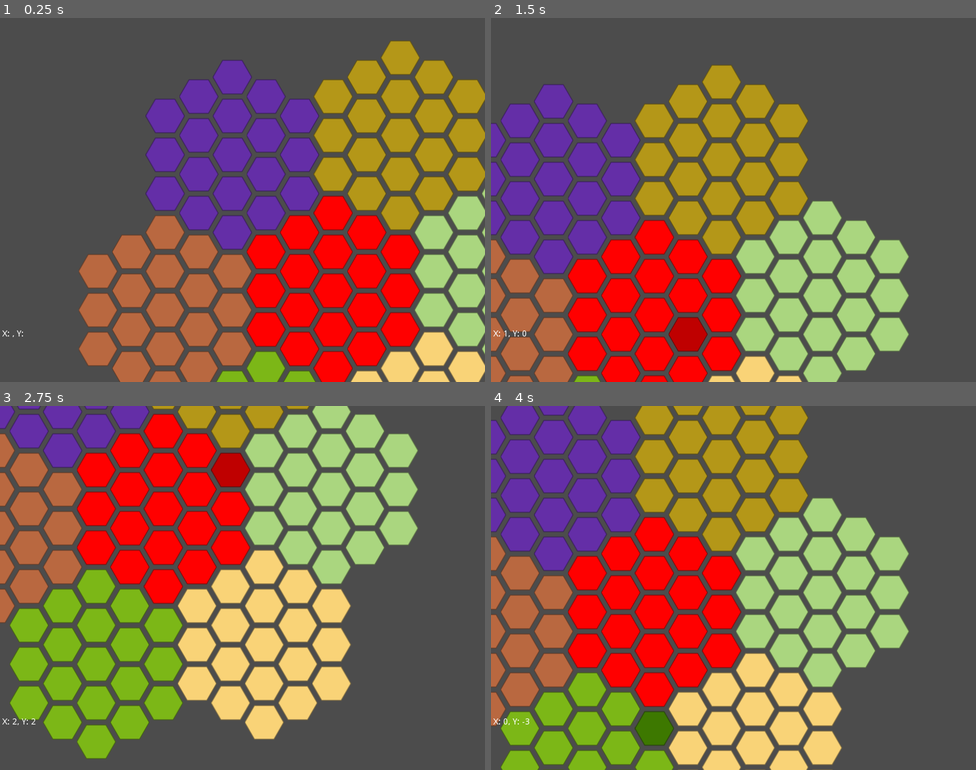
Above: before the commit, frames 1-4 (two rows, left to right).
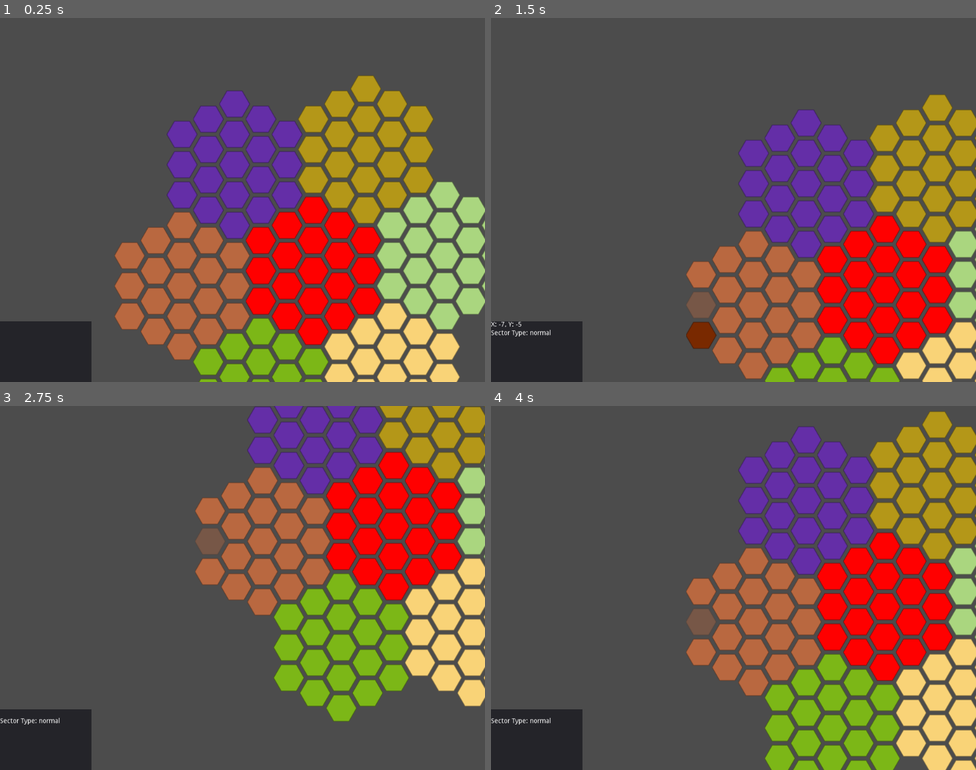
Above: after the commit, the same moments.

Repository: alexander-l-stone/RebellionAndEmpire
Game: Godot game, scene res://scenes/test/test.tscn
Two runs of this game, one before a commit and one after it. Both use one fixed random seed, a clock stepped at 60 frames per second and the inputs below. The project has no main scene, so this scene is started directly.
Inputs (mouse positions are in pixels of both pictures, inside the frame that each line leads up to):
- Up to frame 1 (0.25 s): no input
- Up to frame 2 (1.5 s): move the mouse to (917, 305) at 0.52 s; click (917, 305) at 0.67 s; move the mouse to (699, 334) at 1.27 s; click (699, 334) at 1.42 s
- Up to frame 3 (2.75 s): move the mouse to (232, 482) at 2.02 s; click (232, 482) at 2.17 s
- Up to frame 4 (4 s): tap Enter at 2.75 s; move the mouse to (621, 449) at 2.77 s; click (621, 449) at 2.92 s; move the mouse to (655, 729) at 3.52 s; click (655, 729) at 3.67 s

The runs differ from the first frame. In frame 1, 42% of the frame differs, in the area x 0-100%, y 6-100%; in frame 2, 65%; in frame 3, 73%; in frame 4, 81%, in the area x 0-100%, y 0-100%.

Commit message:
Basic UI with the ability to click or hover a hex and see different pieces of information.

Diff:
--- a/project.godot
+++ b/project.godot
@@ -24,7 +24,7 @@
 
 [display]
 
-window/size/width=800
+window/size/height=768
 
 [rendering]
 
--- a/scenes/galaxy_map/galaxy_map.gd
+++ b/scenes/galaxy_map/galaxy_map.gd
@@ -17,7 +17,7 @@
 		sector.q = sector_point.q
 		sector.r = sector_point.r
 		if(sector_point.q == 0):
-			sector.type = 'core'
+			sector.sector_type = 'core'
 			sector.red = 1
 		else:
 			rng.randomize()
@@ -27,7 +27,7 @@
 			sector.red = red
 			sector.blue = blue
 			sector.green = green
-		sector.name = String(sector.type) + String(sector.q) + String(sector.r)
+		sector.name = String(sector.sector_type) + String(sector.q) + String(sector.r)
 		add_child(sector)
 
 # Called every frame. 'delta' is the elapsed time since the previous frame.
--- a/scenes/hex/hex.gd
+++ b/scenes/hex/hex.gd
@@ -4,21 +4,51 @@
 export var red = 0.0
 export var green = 0.0
 export var blue = 0.0
+var alpha = 1.0
 
 export var q = 0
 export var r = 0
 
+var sector_type = 'Null'
 
 # Called when the node enters the scene tree for the first time.
 func _ready():
 	$Sprite_Hex.modulate = Color(red, green, blue)
+	SignalManager.connect("lclick_hex", self, "handle_lclick")
+	SignalManager.connect("rclick_hex", self, "handle_rclick")
+
+func handle_lclick(q, r, _sector_type):
+	if q == self.q and r == self.r:
+		print('Incoming q: ' + String(q))
+		print('My q: ' + String(self.q))
+		print('Incoming r: ' + String(r))
+		print('My r: ' + String(self.r))
+		self.alpha = 0.40
+		$Sprite_Hex.modulate = Color(red, green, blue, alpha)
+	else:
+		self.alpha = 1
+		$Sprite_Hex.modulate = Color(red, green, blue, alpha)
+
+func handle_rclick(_q, _r):
+	self.alpha = 1
+	$Sprite_Hex.modulate = Color(red, green, blue, alpha)
 
 func _on_Hex_mouse_entered():
-	$Sprite_Hex.modulate = Color(max(0, red-0.25), max(0, green-0.25), max(0, blue-0.25))
-	SignalManager.emit_signal('hover_coordinates', q, r)
+	$Sprite_Hex.modulate = Color(max(0, red-0.25), max(0, green-0.25), max(0, blue-0.25), alpha)
+	SignalManager.emit_signal('hover_hex', q, r)
 	print('Emitting Signal hover_coordinates')
 
 func _on_Hex_mouse_exited():
-	$Sprite_Hex.modulate = Color(red, green, blue)
+	$Sprite_Hex.modulate = Color(red, green, blue, alpha)
 	SignalManager.emit_signal('clear_coordinates')
 	print('Emitting Signal clear_coordinates')
+
+
+func _on_Hex_input_event(_viewport, event, _shape_idx):
+	if event.get_class() == "InputEventMouseButton" and event.pressed == true:
+		if event.button_index == 1:
+			SignalManager.emit_signal('lclick_hex', q, r, sector_type)
+			print('Emitting Signal lclick_hex')
+		elif event.button_index == 2:
+			SignalManager.emit_signal('rclick_hex', q, r)
+			print('Emitting Signal rclick_hex')
--- a/scenes/hex/hex.tscn
+++ b/scenes/hex/hex.tscn
@@ -11,5 +11,6 @@
 
 [node name="CollisionPolygon2D" type="CollisionPolygon2D" parent="."]
 polygon = PoolVector2Array( -16.6949, -28.6364, 16.2227, -28.4004, 32.7405, 0.0337868, 16.2227, 27.0522, -16.6949, 27.2882, -33.2127, -0.084198 )
+[connection signal="input_event" from="." to="." method="_on_Hex_input_event"]
 [connection signal="mouse_entered" from="." to="." method="_on_Hex_mouse_entered"]
 [connection signal="mouse_exited" from="." to="." method="_on_Hex_mouse_exited"]
--- a/scenes/sector/sector.gd
+++ b/scenes/sector/sector.gd
@@ -7,7 +7,7 @@
 
 export var q = 0
 export var r = 0
-export var type = 'normal'
+export var sector_type = 'normal'
 export var red = 0.0
 export var green = 0.0
 export var blue = 0.0
@@ -35,6 +35,7 @@
 				hex.blue = blue
 				hex.r = rloc
 				hex.q = qloc
+				hex.sector_type = self.sector_type
 				add_child(hex)
 
 # Called every frame. 'delta' is the elapsed time since the previous frame.
--- a/scenes/ui/scripts/coordinate_display.gd
+++ b/scenes/ui/scripts/coordinate_display.gd
@@ -1,4 +1,4 @@
-extends RichTextLabel
+extends Label
 
 
 # Declare member variables here. Examples:
@@ -8,15 +8,16 @@
 
 # Called when the node enters the scene tree for the first time.
 func _ready():
-	pass
+	SignalManager.connect('hover_hex', self, 'display')
+	SignalManager.connect('clear_coordinates', self, 'clear')
 
 func clear():
-	self.text = "X: , Y: "
+	self.text = ""
 	print('Recieved clear_coordinates')
 
 func display(q, r):
 	self.text = "X: " + String(r) + ", Y: " + String(-q)
-	print('Recieved hover_coordinates')
+	print('Recieved hover_hex')
 
 # Called every frame. 'delta' is the elapsed time since the previous frame.
 #func _process(delta):
--- a/scenes/ui/scripts/ui.gd
+++ b/scenes/ui/scripts/ui.gd
@@ -8,9 +8,7 @@
 
 # Called when the node enters the scene tree for the first time.
 func _ready():
-	var rtl_coordinates = self.get_node("UI_CanvasLayer/RTL_Coordinates")
-	SignalManager.connect('hover_coordinates', rtl_coordinates, 'display')
-	SignalManager.connect('clear_coordinates', rtl_coordinates, 'clear')
+	pass
 
 
 # Called every frame. 'delta' is the elapsed time since the previous frame.
--- /dev/null
+++ b/scenes/ui/sectortype_display.gd
@@ -0,0 +1,24 @@
+extends Label
+
+
+# Declare member variables here. Examples:
+# var a = 2
+# var b = "text"
+
+func _ready():
+	SignalManager.connect('lclick_hex', self, 'display')
+	SignalManager.connect('rclick_hex', self, 'clear')
+	pass
+
+# Called when the node enters the scene tree for the first time.
+func clear(_q, _r):
+	self.text = ""
+	print('Recieved rclick_hex')
+
+func display(_q, _r, sector_type):
+	self.text = "Sector Type: " + String(sector_type)
+	print('Recieved lclick_hex')
+
+# Called every frame. 'delta' is the elapsed time since the previous frame.
+#func _process(delta):
+#	pass
--- a/scenes/ui/ui.tscn
+++ b/scenes/ui/ui.tscn
@@ -1,8 +1,9 @@
-[gd_scene load_steps=4 format=2]
+[gd_scene load_steps=5 format=2]
 
 [ext_resource path="res://scenes/ui/scripts/camera_movement.gd" type="Script" id=1]
 [ext_resource path="res://scenes/ui/scripts/coordinate_display.gd" type="Script" id=2]
 [ext_resource path="res://scenes/ui/scripts/ui.gd" type="Script" id=3]
+[ext_resource path="res://scenes/ui/sectortype_display.gd" type="Script" id=4]
 
 [node name="UI" type="Node2D"]
 script = ExtResource( 3 )
@@ -13,17 +14,33 @@
 
 [node name="UI_CanvasLayer" type="CanvasLayer" parent="."]
 
-[node name="RTL_Coordinates" type="RichTextLabel" parent="UI_CanvasLayer"]
-anchor_left = -0.5
-anchor_top = -0.501
-anchor_right = -0.5
-anchor_bottom = -0.501
-margin_left = 403.595
-margin_top = 814.953
-margin_right = 483.595
-margin_bottom = 829.953
-text = "X: , Y: "
-script = ExtResource( 2 )
+[node name="UI_Panel" type="Panel" parent="UI_CanvasLayer"]
+anchor_top = 1.0
+anchor_bottom = 1.0
+margin_top = -128.0
+margin_right = 193.0
 __meta__ = {
 "_edit_use_anchors_": false
 }
+
+[node name="UI_SelectedDetails_Panel" type="VBoxContainer" parent="UI_CanvasLayer/UI_Panel"]
+anchor_top = 1.0
+anchor_bottom = 1.0
+margin_top = -128.0
+margin_right = 130.0
+margin_bottom = 2.0
+rect_min_size = Vector2( 130, 130 )
+__meta__ = {
+"_edit_use_anchors_": false
+}
+
+[node name="UI_Coordinates_Label" type="Label" parent="UI_CanvasLayer/UI_Panel/UI_SelectedDetails_Panel"]
+margin_right = 130.0
+margin_bottom = 14.0
+script = ExtResource( 2 )
+
+[node name="UI_SectorType_Label" type="Label" parent="UI_CanvasLayer/UI_Panel/UI_SelectedDetails_Panel"]
+margin_top = 18.0
+margin_right = 130.0
+margin_bottom = 32.0
+script = ExtResource( 4 )
--- a/scripts/signal_manager.gd
+++ b/scripts/signal_manager.gd
@@ -2,7 +2,9 @@
 
 
 signal clear_coordinates
-signal hover_coordinates(q, r)
+signal hover_hex(q, r)
+signal lclick_hex(q, r, sectortype)
+signal rclick_hex(q, r)
 
 func _ready():
 	pass # Replace with function body.
